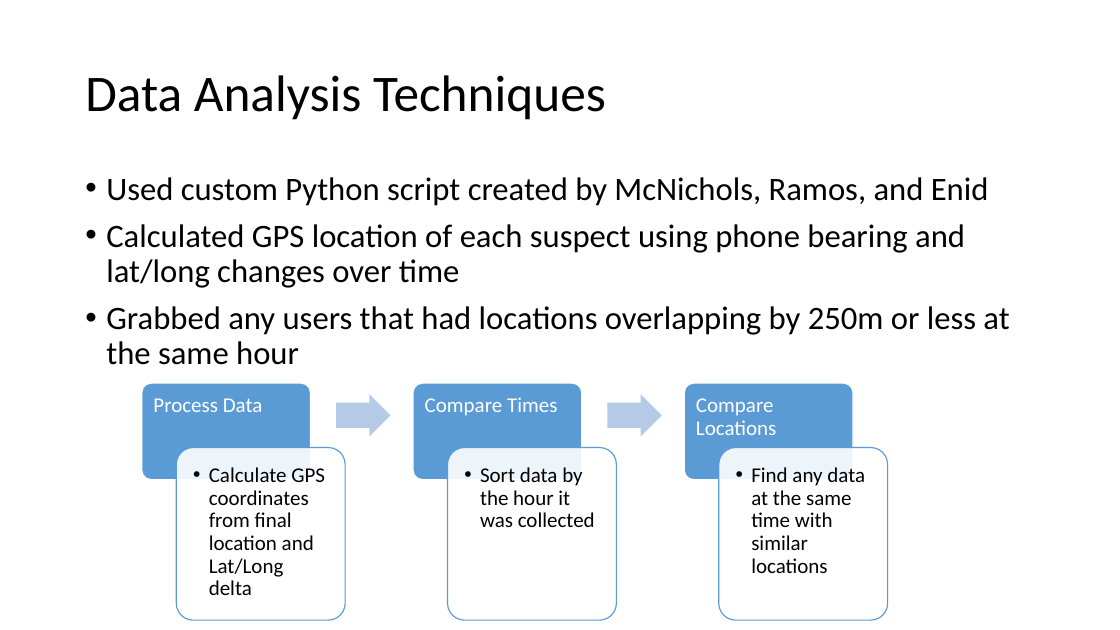
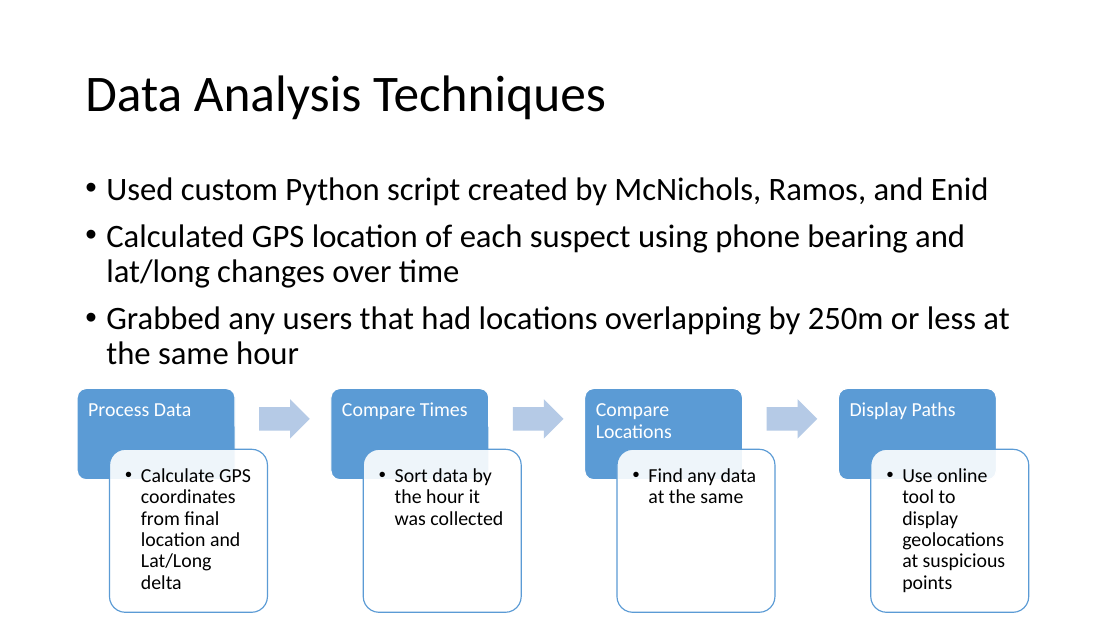
Before and after one commit to ian-mcnichols/CS_480, a slide deck: slide 2 of 480_HW1.pptx. Drawn at 1120x630 pixels with LibreOffice and Linux fonts; fonts in the diff are those of the drawing. Boxes give left, top, right and bottom in pixels: in the first picture for what was removed or moved away, otherwise in the second. Text is boxed around its words. In the diff, an @@ line names an element or a change of style, - is before the commit and + after.

```diff
--- a/480_HW1.pptx
+++ b/480_HW1.pptx
@@ text "Process Data": place and size @@
-text "Process Data" at (153,398,263,412)
+text "Process Data" at (88,403,192,416)
@@ rounded rectangle: place and size @@
-rounded rectangle at (142,383,311,480)
+rounded rectangle at (77,388,235,480)
@@ text "Compare Times": place and size @@
-text "Compare Times" at (425,397,557,416)
+text "Compare Times" at (342,402,468,419)
@@ rounded rectangle: place and size @@
-rounded rectangle at (413,383,582,480)
+rounded rectangle at (331,388,489,480)
@@ size 18 to 17 pt in 5 elements at (88,403,192,416), (141,468,251,589), (342,402,468,419), (395,468,503,525), (596,403,672,438) @@
@@ text "Compare Locations": place and size @@
-text "Compare Locations" at (696,398,776,435)
+text "Compare Locations" at (596,403,672,438)
@@ rounded rectangle: place and size @@
-rounded rectangle at (685,383,854,480)
+rounded rectangle at (585,388,743,480)
@@ right arrow: place and size @@
-right arrow at (336,394,391,436)
+right arrow at (259,399,309,439)
@@ right arrow: place and size @@
-right arrow at (607,394,662,436)
+right arrow at (513,399,563,439)
@@ rounded rectangle: place and size @@
-rounded rectangle at (176,448,345,621)
+rounded rectangle at (109,450,267,613)
@@ text "Calculate GPS coordinates from final ...": place and size @@
-text "Calculate GPS coordinates from final ..." at (209,467,325,595)
+text "Calculate GPS coordinates from final ..." at (141,468,251,589)
@@ rounded rectangle: place and size @@
-rounded rectangle at (448,448,617,621)
+rounded rectangle at (363,450,521,613)
@@ text "Sort data by the hour ...": place and size @@
-text "Sort data by the hour ..." at (480,467,595,527)
+text "Sort data by the hour ..." at (395,468,503,525)
@@ rounded rectangle: place and size @@
-rounded rectangle at (719,448,888,621)
+rounded rectangle at (618,450,776,613)
@@ text at (648,468,757,503): text changed; size 18 to 17 pt @@
-  •• Find any data at the same time with similar locations
+  •• Find any data at the same
@@ group added at (767,388,1029,613): 2 rounded rectangles, 2 texts, 1 right arrow @@
+Display Paths
+  •• Use online tool to display geolocations at suspicious points
```
Also in this commit, not shown: 4 other slides changed, 4 slides added, 3 other files.
